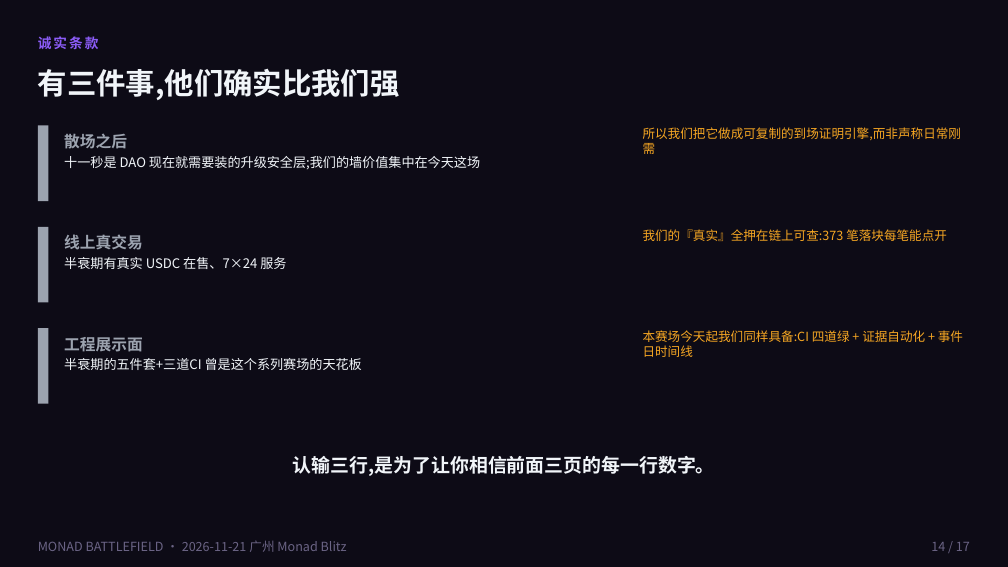
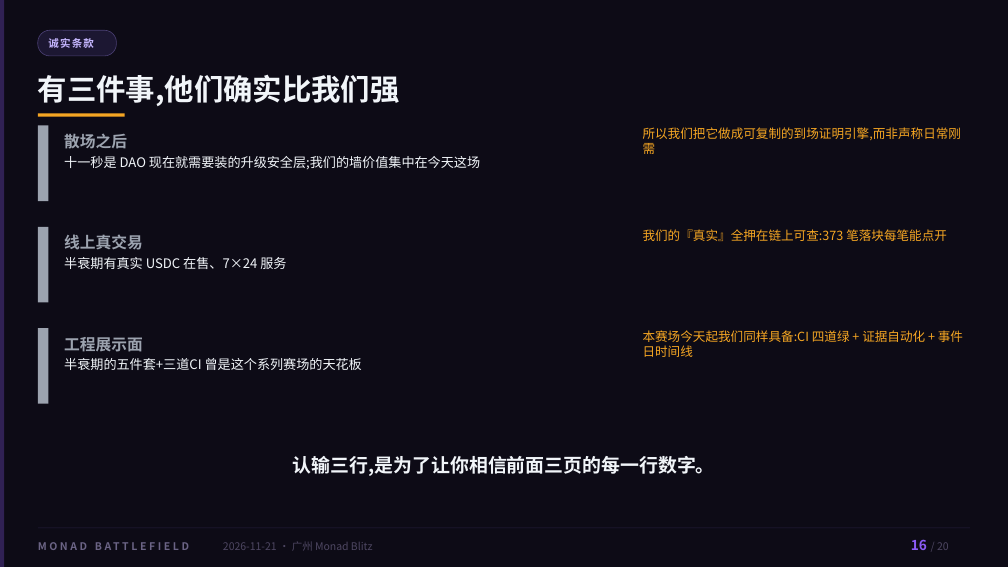
Before and after one commit to NaIWaniubi/monad-battlefield, a slide deck: slide 16 of deck/monad-battlefield.pptx (slide 14 before the commit). Drawn at 1008x567 pixels with LibreOffice and Linux fonts; fonts in the diff are those of the drawing. Boxes give left, top, right and bottom in pixels: in the first picture for what was removed or moved away, otherwise in the second. Text is boxed around its words. In the diff, an @@ line names an element or a change of style, - is before the commit and + after.

Commit message:
sync final: 落格 Alight deck (18→20 slides, GIF demos, Monad slide), crowd/demo build, loop GIFs

```diff
--- a/deck/monad-battlefield.pptx
+++ b/deck/monad-battlefield.pptx
@@ rectangle added at [0, 0, 5, 567], fill #8B5CF6 at 28% opacity @@
@@ rounded rectangle added at [38, 30, 116, 56], fill #1F1936 at 88% opacity, outline #4A3F73 0.6 pt @@
@@ text "诚实条款": place and size @@
-text "诚实条款" at [38, 35, 99, 53]
+text "诚实条款" at [48, 36, 94, 50]
@@ text "诚实条款" at [48, 36, 94, 50]: size 13 to 10 pt, text colour #8B5CF6 to #C4B5FD, letter spacing 2 to 1.2 pt @@
@@ text "有三件事,他们确实比我们强": place and size @@
-text "有三件事,他们确实比我们强" at [38, 68, 400, 100]
+text "有三件事,他们确实比我们强" at [38, 74, 400, 106]
@@ rectangle added at [38, 113, 125, 116], fill #F5A623 @@
@@ rectangle added at [38, 528, 970, 529], fill #322A52 at 75% opacity @@
@@ text added at [38, 535, 219, 557], 10 pt, text #6B6485, bold @@
+MONAD BATTLEFIELD
@@ text added at [911, 539, 927, 550], 13 pt, text #8B5CF6, bold @@
+16
@@ text at [223, 542, 373, 550]: text changed; size 12 to 10 pt; text colour #6B6485 to #4E4762 @@
-MONAD BATTLEFIELD · 2026-11-21 广州 Monad Blitz
+2026-11-21 · 广州 Monad Blitz
@@ text removed at [931, 542, 970, 551] @@
-14 / 17
@@ text added at [937, 542, 949, 550], 10 pt, text #4E4762 @@
+/ 20
```
Also in this commit, not shown: 15 other slides changed, 4 slides added, 1 slide removed, 4 other files.
